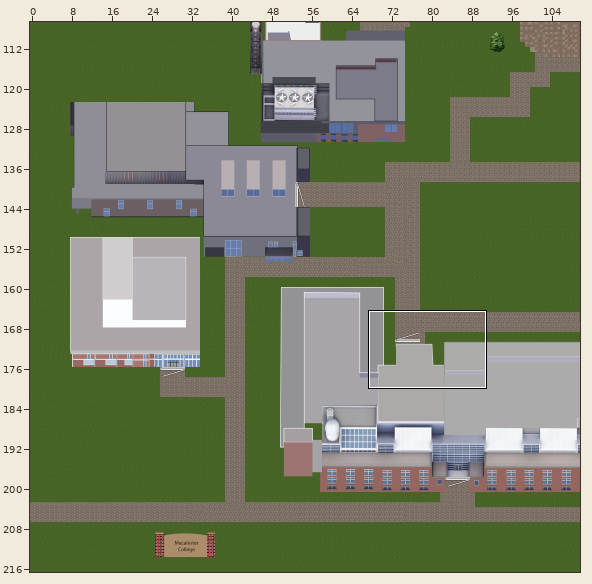
Level history. Tiled map: android/assets/map/full_map.tmx. The picture above shows the old version from afar; the outline marks the close-up.
Close-up. First the earlier version:
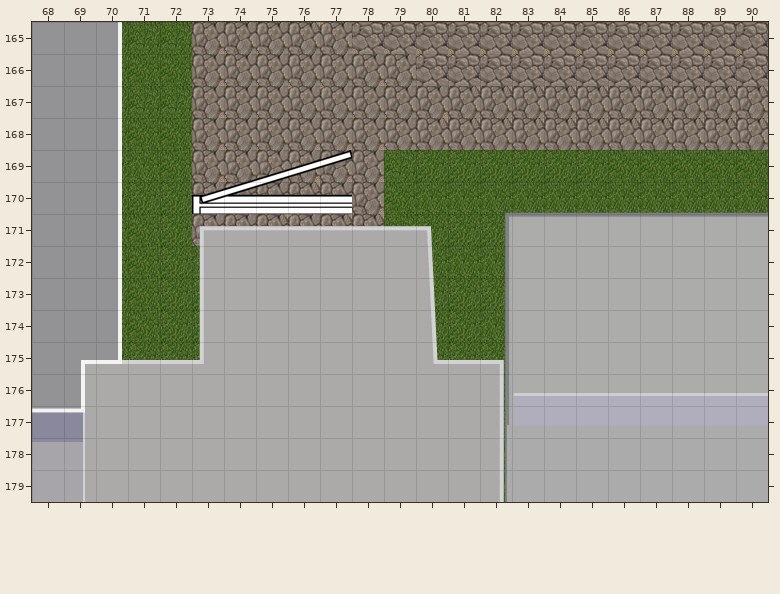
Cells are 32x32 px. Shown: x 68..90, y 165..179. The commit also changed other parts of the map, which this record leaves out.
After:
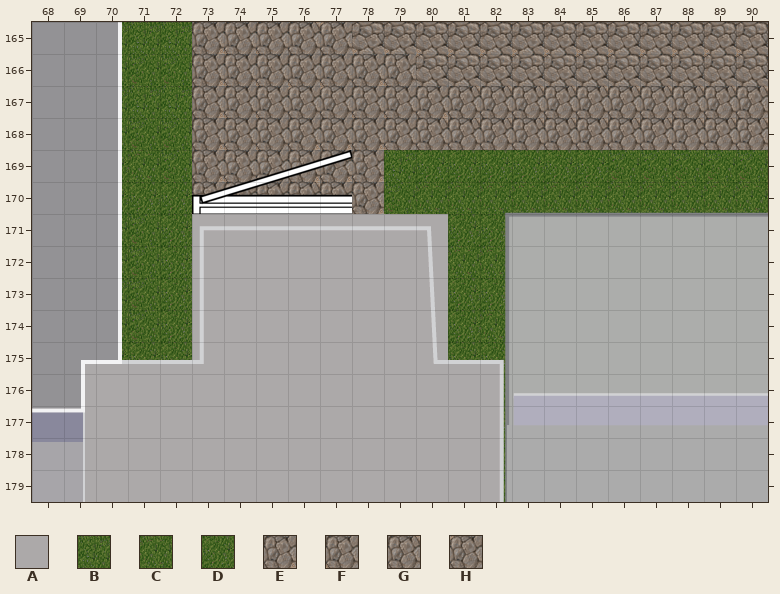
Key: from "Olin Rice": A 828; from "tileset": B 78, C 79, D 95, E 183, F 184, G 199, H 200.
_ is an empty cell.
Tiles replaced or removed in this view: B, C, D, E, F, G, H.
Edits made:
Changed rows in their new state; . is an unchanged cell.
Layer "Background":
first column x 73:
171 AAAAAAAA
172 A......A
173 A......A
174 A......A
175 A......A
Where, in picture pixels (left, top, right, bottom), the same in both close-ups:
changed: (192, 214, 448, 360)
